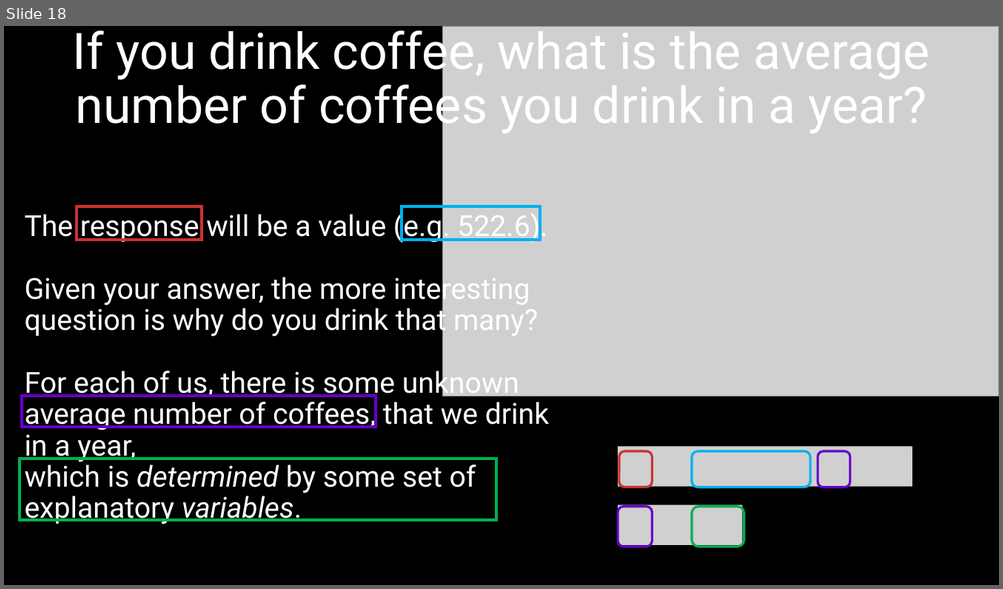
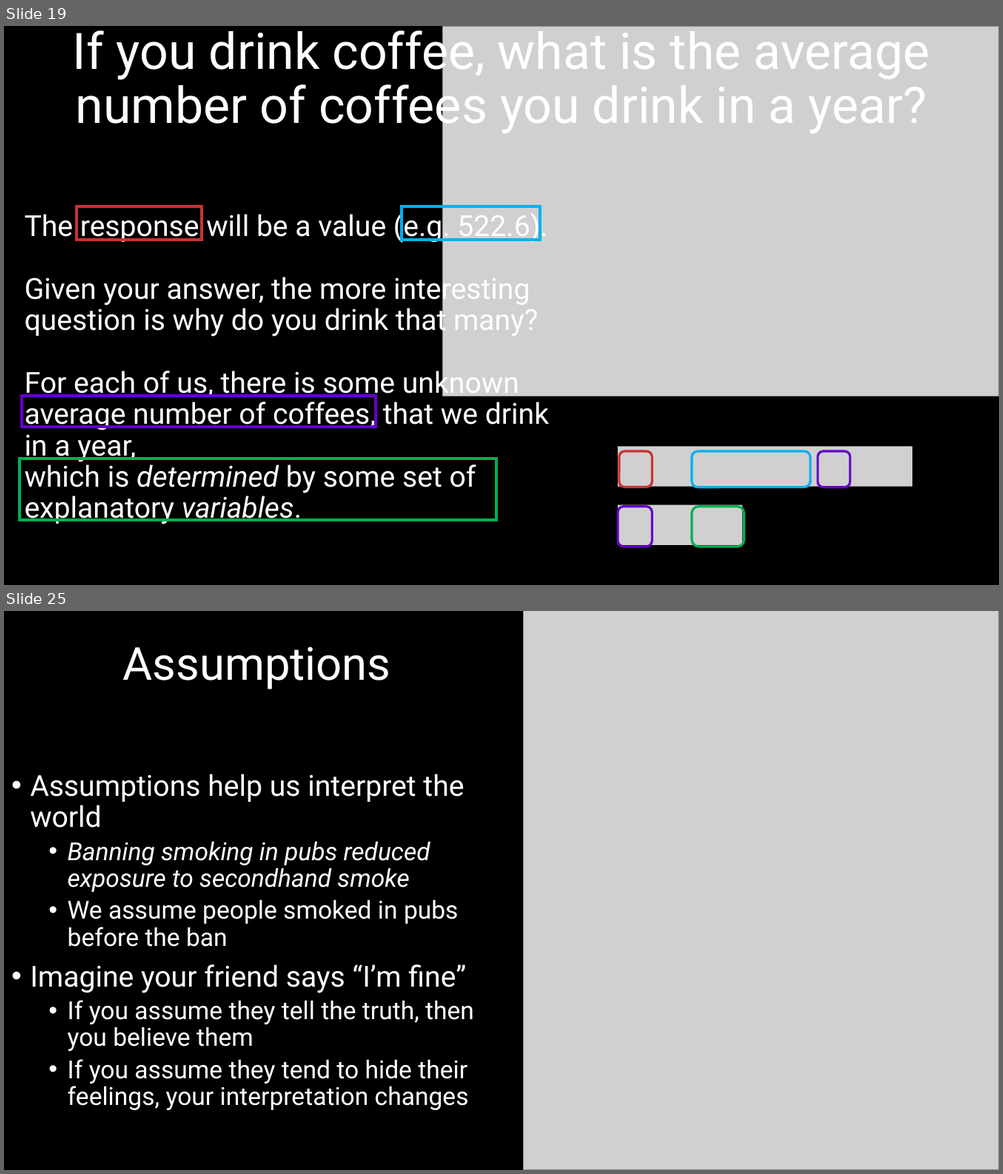
Before and after one commit to DeonRoos/stats-for-biologists, a slide deck: Lectures/BI3010 Lecture 1.5 Introduction to linear models.pptx. Shown one above the other, each under a label of ours: slide 18 before the commit, slides 19 and 25 after it; the slides between them are not shown. The pictures are 1003x589 and 1003x1174 pixels, drawn with LibreOffice and Linux fonts; fonts in the diff are those of the drawing; grey boxes stand for pictures. Boxes give left, top, right and bottom in pixels: in the first picture for what was removed or moved away, otherwise in the second. Text is boxed around its words. In the diff, an @@ line names an element or a change of style, - is before the commit and + after.

```diff
--- a/Lectures/BI3010 Lecture 1.5 Introduction to linear models.pptx
+++ b/Lectures/BI3010 Lecture 1.5 Introduction to linear models.pptx
@@ slide 25 added at box(4, 611, 999, 1170), background #000000 @@
@@ picture added at box(523, 611, 999, 1170) @@
@@ title added at box(122, 647, 390, 689), 44 pt, text #FFFFFF @@
+Assumptions
@@ text added at box(30, 774, 474, 1111), 24 pt, text #FFFFFF @@
+• Assumptions help us interpret the world
+  • Banning smoking in pubs reduced exposure to secondhand smoke
+  • We assume people smoked in pubs before the ban
+• Imagine your friend says “I’m fine”
+  • If you assume they tell the truth, then you believe them
+  • If you assume they tend to hide their feelings, your interpretation changes
@@ what was slide 18 is now slide 19 @@
```
Also in this commit, not shown: 3 slides changed, 16 other slides added, 3 slides removed, 16 other files.
